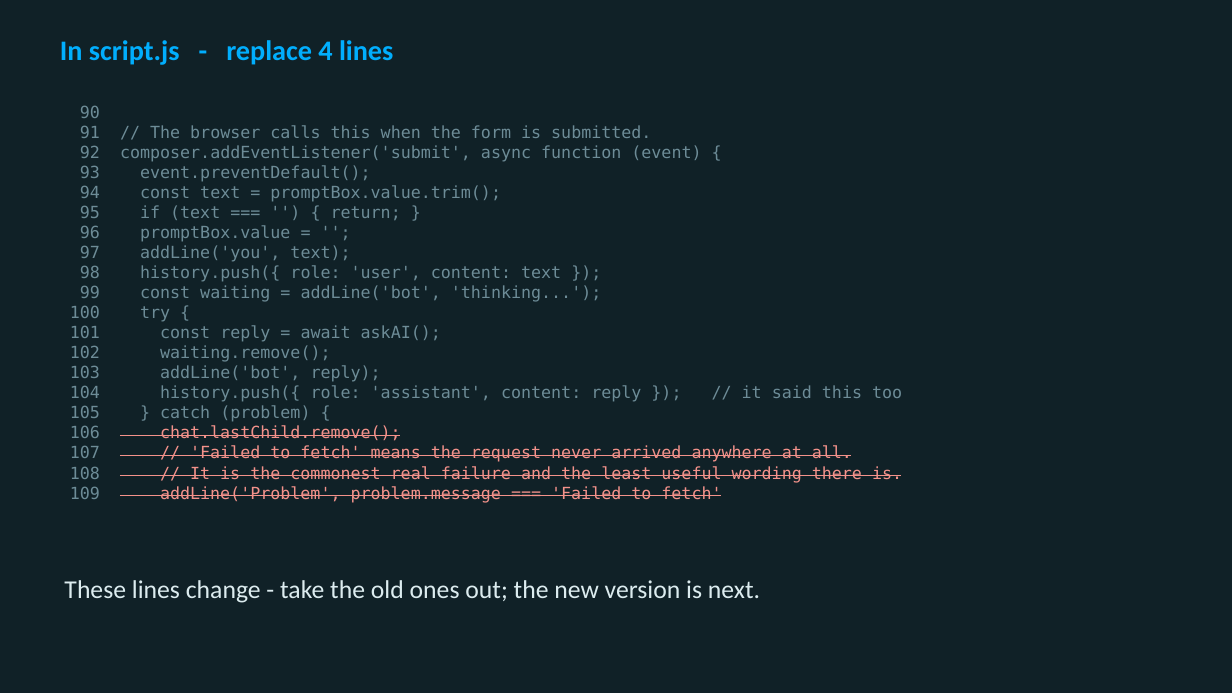
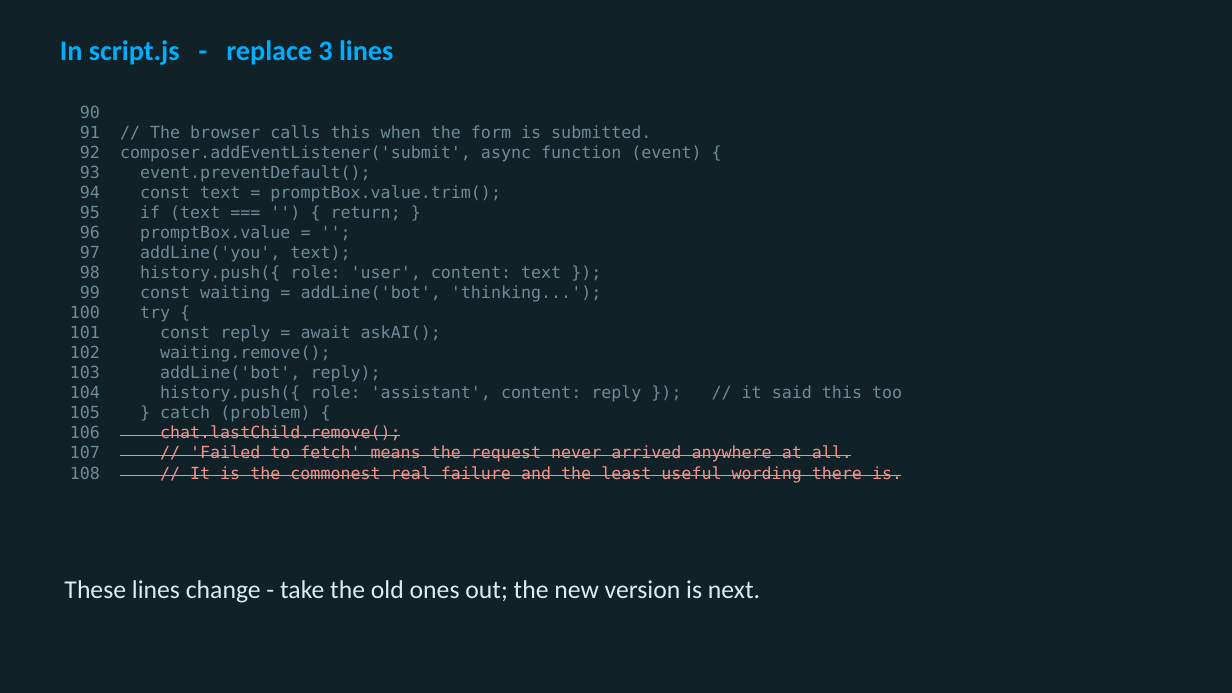
Before and after one commit to utgapps/utgapps.github.io, a slide deck: slide 17 of ai101/slides/week-07.pptx (slide 19 before the commit). Drawn at 1232x693 pixels with LibreOffice and Linux fonts; fonts in the diff are those of the drawing. Boxes give left, top, right and bottom in pixels: in the first picture for what was removed or moved away, otherwise in the second. Text is boxed around its words. In the diff, an @@ line names an element or a change of style, - is before the commit and + after.

```diff
--- a/ai101/slides/week-07.pptx
+++ b/ai101/slides/week-07.pptx
@@ text at (60,40,393,65): text changed @@
-In script.js - replace 4 lines
+In script.js - replace 3 lines
@@ text at (160,486,721,503): paragraph removed @@
-109 addLine('Problem', problem.message === 'Failed to fetch'
```
Also in this commit, not shown: 2 other slides changed, 3 slides removed, 23 other files.
